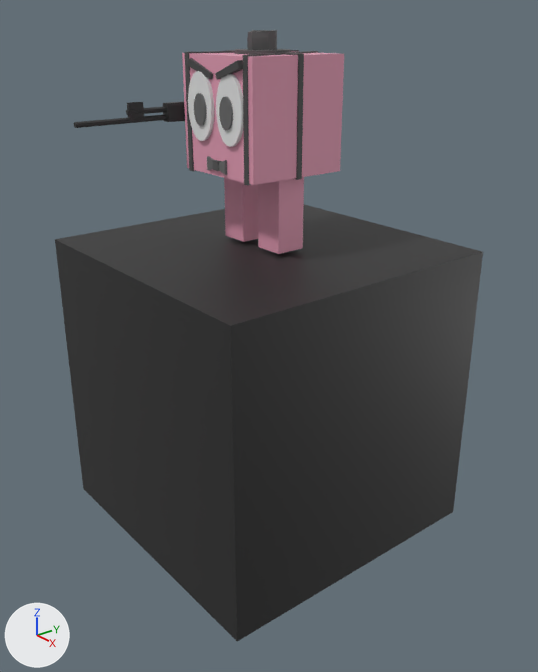
One commit to the Blender file Assets/Blender/Bob.blend: the scene before it, then after it.
Before and after are seen from a 50 mm camera at (10.83, -8.62, 3.95) aimed at (0.35, -0.13, -1.73). The lights are fixed; the arrows at lower left show +X, +Y and +Z.

In view in the first picture: 'Chao', 'arma_mesh', 'cubo', 'fedora', 'olho_dir', 'olho_eq', 'perna_dir', 'perna_esq', 'suspensorio_dir', 'suspensorio_esq', 'suspensorio_meio'.
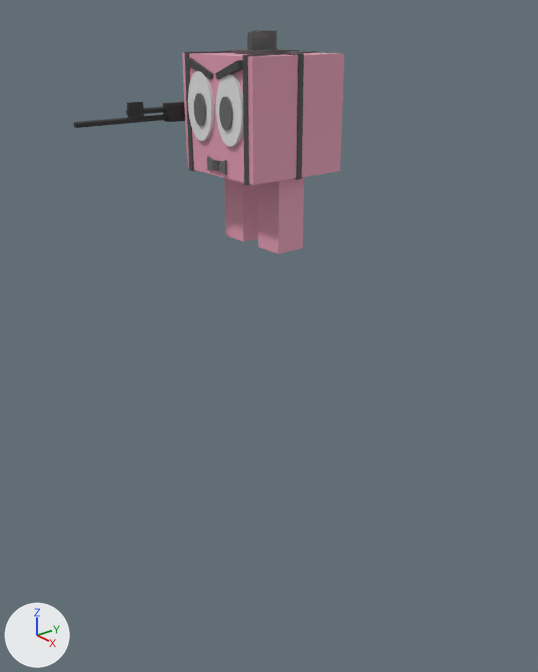
Commit message: Adicionei a movimentação do bob.

Boxes (x1, y1, x2, y2) around the edits, measured in the pictures (538 x 672 px):
'Chao', hidden (black): before (55, 205, 483, 641)

Diff of the bpy script that builds the scene:
```diff
--- a/Assets/Blender/Bob.blend.py
+++ b/Assets/Blender/Bob.blend.py
@@ ob_chao @@
 ob_chao.location = (0.0, 0.0, -2.91)
+ob_chao.hide_set(True)  # its collection is switched off
```
